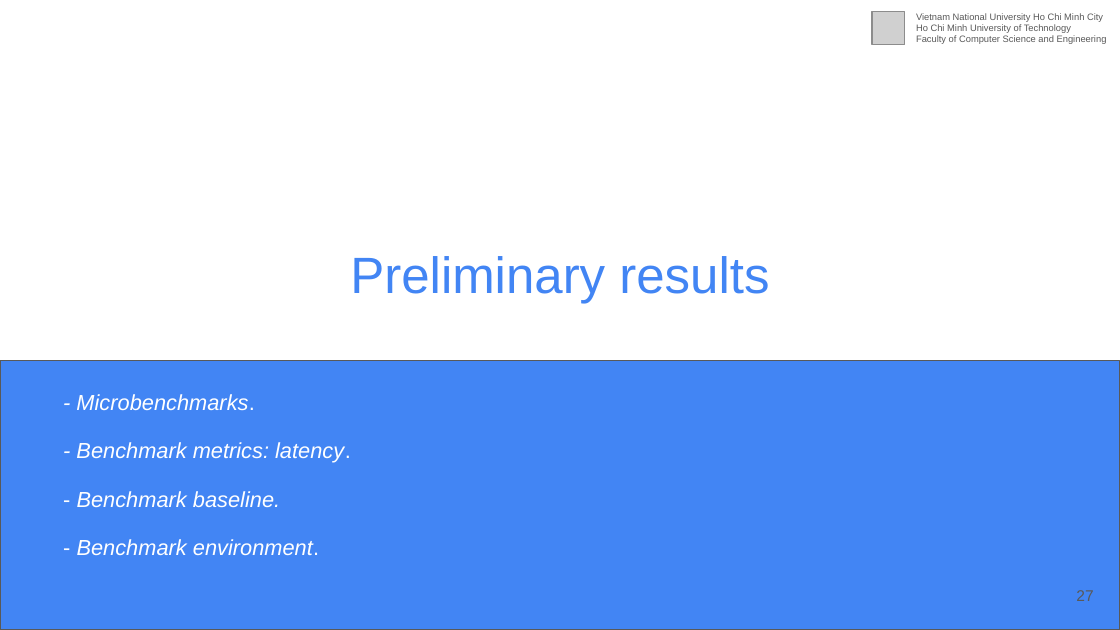
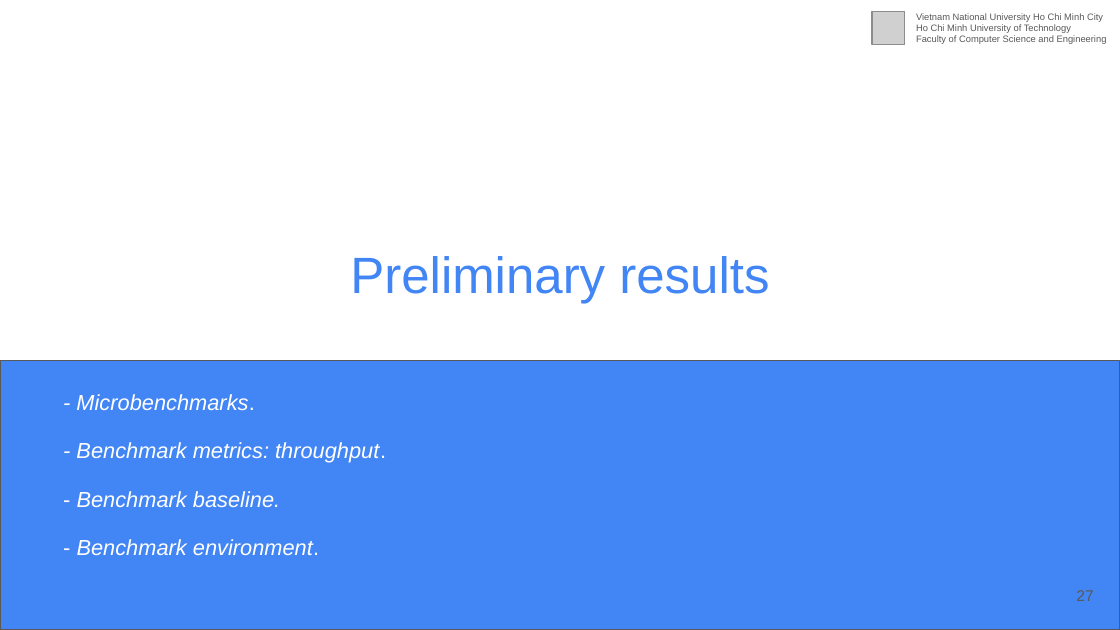
Before and after one commit to Huy-DNA/MPiSC, a slide deck: slide 27 of slide/Generic.pptx. Drawn at 1120x630 pixels with LibreOffice and Linux fonts; fonts in the diff are those of the drawing; grey boxes stand for pictures. Boxes give left, top, right and bottom in pixels: in the first picture for what was removed or moved away, otherwise in the second. Text is boxed around its words. In the diff, an @@ line names an element or a change of style, - is before the commit and + after.

```diff
--- a/slide/Generic.pptx
+++ b/slide/Generic.pptx
@@ table at (x1=52, y1=380, x2=943, y2=630) @@
-row 2, column 1: - Benchmark metrics: latency.
+row 2, column 1: - Benchmark metrics: throughput.
```
Also in this commit, not shown: 1 other slide changed.
